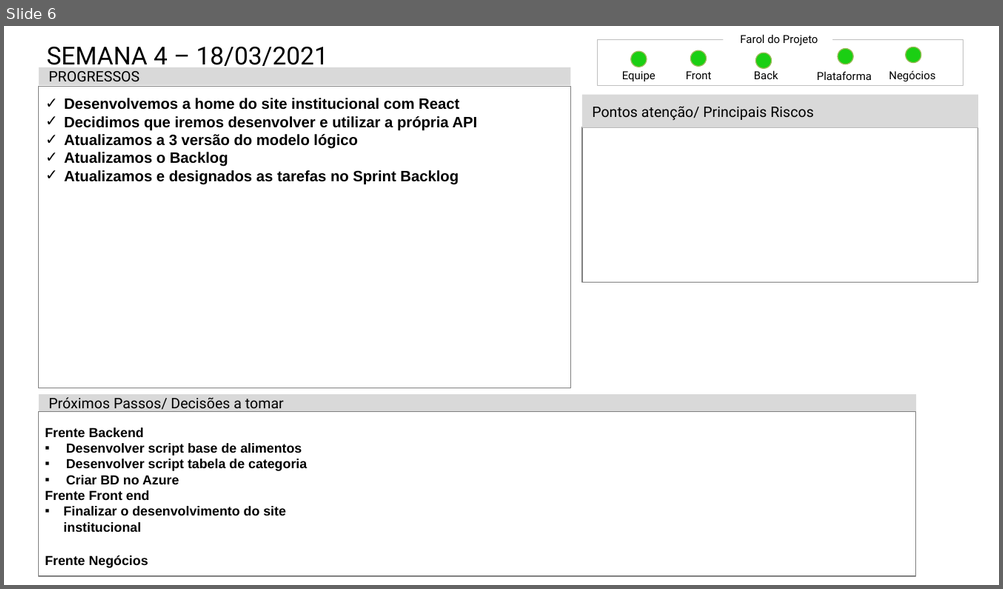
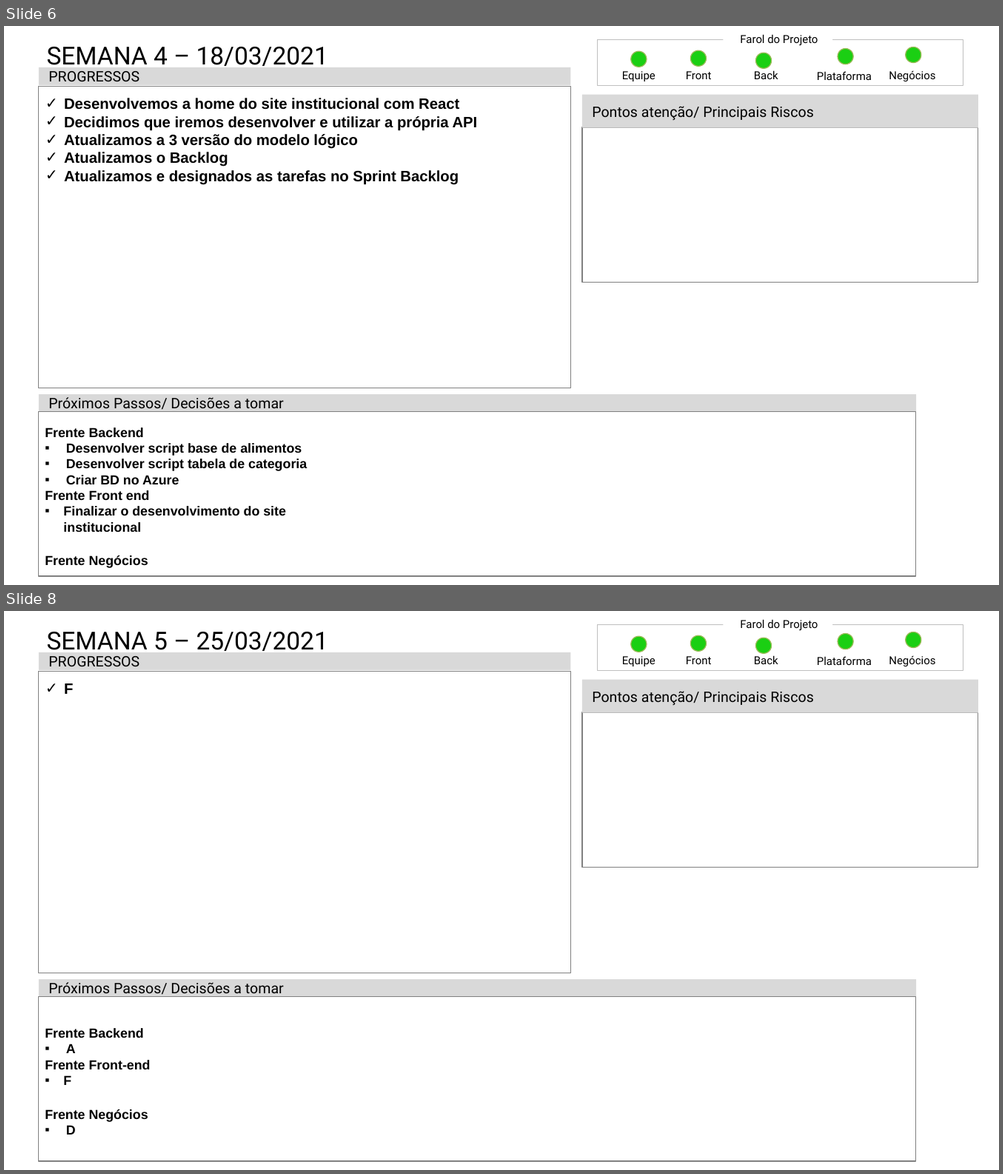
Before and after one commit to mileneoliveira/grupo04-react-web, a slide deck: Documentação/Status_Report/Mod_Status_Report-PI20202.pptx. Shown one above the other, each under a label of ours: slide 6 before the commit, slides 6 and 8 after it; the slides between them are not shown. The pictures are 1003x589 and 1003x1174 pixels, drawn with LibreOffice and Linux fonts; fonts in the diff are those of the drawing. Boxes give left, top, right and bottom in pixels: in the first picture for what was removed or moved away, otherwise in the second. Text is boxed around its words. In the diff, an @@ line names an element or a change of style, - is before the commit and + after.

```diff
--- a/Documentação/Status_Report/Mod_Status_Report-PI20202.pptx
+++ b/Documentação/Status_Report/Mod_Status_Report-PI20202.pptx
@@ slide 8 added at [4, 611, 999, 1170], background #FFFFFF @@
@@ title added at [47, 632, 328, 651], 26.5 pt, text #000000 @@
+SEMANA 5 – 25/03/2021
@@ rectangle added at [597, 624, 963, 670], outline #BFBFBF 0.5 pt @@
@@ text added at [740, 619, 818, 630], 11.8 pt, text #000000 @@
+Farol do Projeto
@@ ellipse added at [905, 632, 921, 647], fill #1BCF13, outline #9BBB59 1 pt @@
@@ rectangle added at [39, 652, 570, 670], fill #D9D9D9, 15.4 pt, text #000000 @@
+PROGRESSOS
@@ ellipse added at [631, 636, 646, 652], fill #1BCF13, outline #9BBB59 1 pt @@
@@ ellipse added at [690, 635, 706, 651], fill #1BCF13, outline #9BBB59 1 pt @@
@@ ellipse added at [756, 638, 771, 654], fill #1BCF13, outline #9BBB59 1 pt @@
@@ ellipse added at [837, 633, 853, 649], fill #1BCF13, outline #9BBB59 1 pt @@
@@ rectangle added at [39, 672, 570, 974], outline #808080 1 pt, 16 pt, text #000000, bold @@
+✓ F
@@ text added at [622, 656, 655, 667], 11.8 pt, text #000000 @@
+Equipe
@@ text added at [686, 656, 711, 664], 11.8 pt, text #000000 @@
+Front
@@ text added at [754, 655, 778, 664], 11.8 pt, text #000000 @@
+Back
@@ text added at [817, 656, 871, 665], 11.8 pt, text #000000 @@
+Plataforma
@@ text added at [888, 655, 935, 667], 11.8 pt, text #000000 @@
+Negócios
@@ rectangle added at [582, 679, 978, 712], fill #D9D9D9, 15.4 pt, text #000000 @@
+Pontos atenção/ Principais Riscos
@@ rectangle added at [582, 712, 978, 868], outline #808080 1 pt @@
@@ rectangle added at [39, 980, 916, 997], fill #D9D9D9, 15.4 pt, text #000000 @@
+Próximos Passos/ Decisões a tomar
@@ rectangle added at [39, 997, 916, 1161], outline #808080 1 pt, 14 pt, text #000000, bold @@
+  Frente Backend
+  ▪ A
+  Frente Front-end
+  ▪ F
+  Frente Negócios
+  ▪ D
```
Also in this commit, not shown: 1 other slide added, 6 other files.
